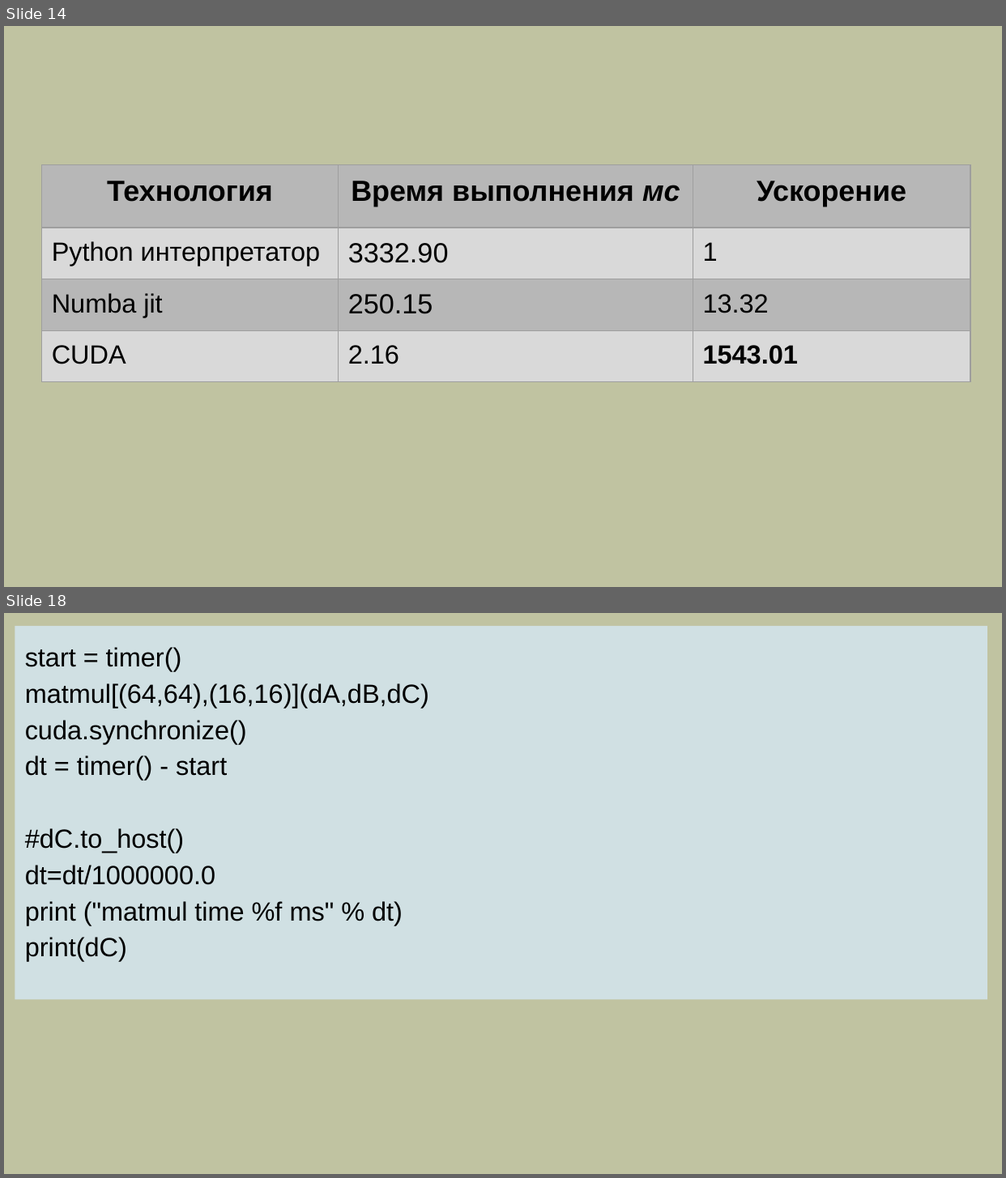
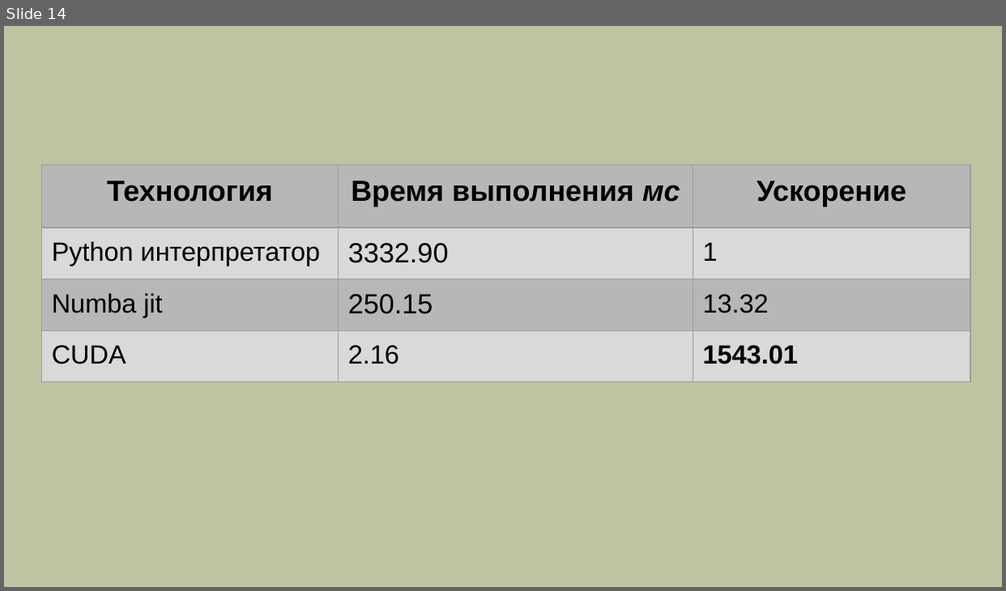
Before and after one commit to mlkv52/sibsutis_cuda_bachelors-2025, a slide deck: Лекции/pptx/Лекция10-ПГП-2025.pptx. Shown one above the other, each under a label of ours: slides 14 and 18 before the commit, slide 14 after it; the slides between them are not shown. The pictures are 1006x1178 and 1006x591 pixels, drawn with LibreOffice and Linux fonts; fonts in the diff are those of the drawing. Boxes give left, top, right and bottom in pixels: in the first picture for what was removed or moved away, otherwise in the second. Text is boxed around its words. In the diff, an @@ line names an element or a change of style, - is before the commit and + after.

```diff
--- a/Лекции/pptx/Лекция10-ПГП-2025.pptx
+++ b/Лекции/pptx/Лекция10-ПГП-2025.pptx
@@ slide 18 removed at box(4, 613, 1002, 1174), background #C0C3A1 @@
@@ rectangle removed at box(15, 626, 987, 1000) @@
-start = timer()
-matmul[(64,64),(16,16)](dA,dB,dC)
-cuda.synchronize()
-dt = timer() - start
-#dC.to_host()
-dt=dt/1000000.0
-print ("matmul time %f ms" % dt)
-print(dC)
```
Also in this commit, not shown: 5 other slides removed.
